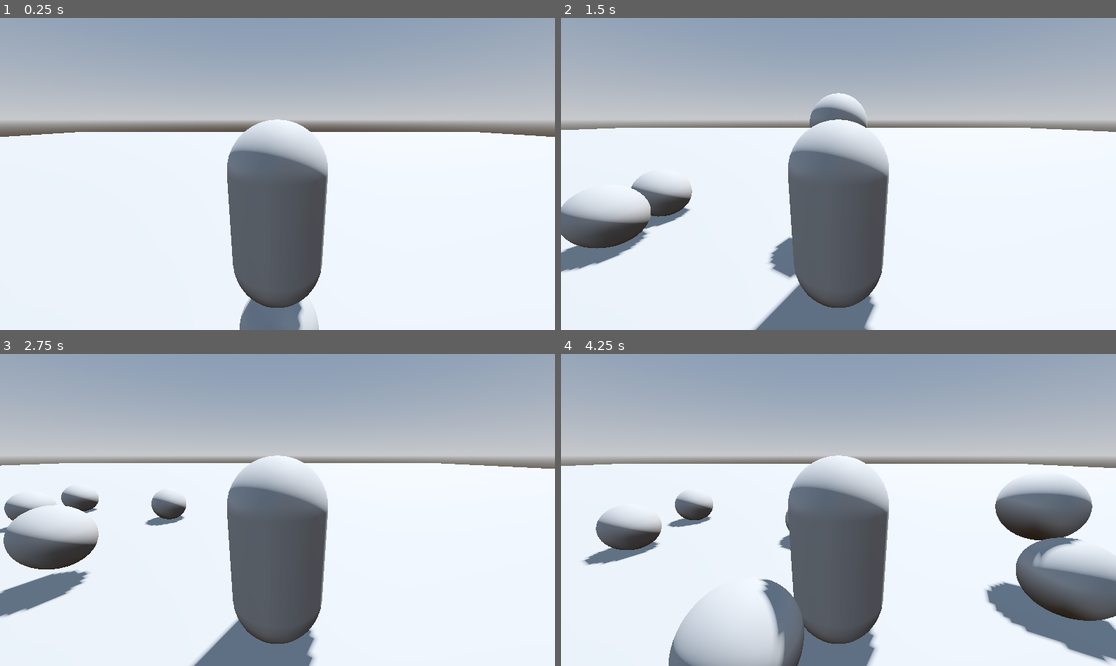
Above: before the commit, frames 1-4 (two rows, left to right).
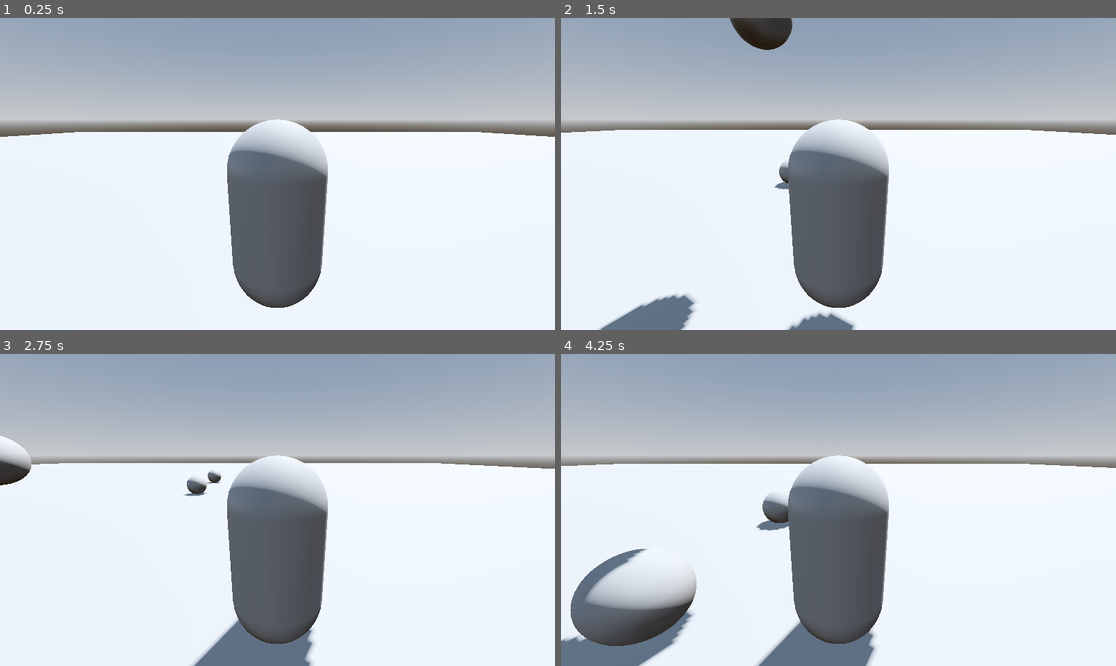
Above: after the commit, the same moments.

Repository: AlexanderMendivil/simple-rpg
Game: Godot game, scene res://scenes/test_scene.tscn
The game is run twice, just before and just after one commit, with the same random seed, the same clock (stepped at 60 frames per second) and the same inputs.
Inputs (mouse positions are in pixels of both pictures, inside the frame that each line leads up to):
- Up to frame 1 (0.25 s): no input
- Up to frame 2 (1.5 s): move the mouse to (960, 158) at 0.52 s; press the mouse at (960, 158) at 0.53 s; hold D (move_right) 0.53-1.28 s; tap Space (jump) at 0.77 s; move the mouse to (727, 189) at 1.27 s; release the mouse at (727, 189) at 1.28 s; hold S (move_back) from 1.28 s (still down); click (727, 189) at 1.35 s
- Up to frame 3 (2.75 s): tap Space (jump) at 1.52 s; move the mouse to (333, 441) at 2.02 s; release S (move_back) at 2.03 s; press the mouse at (333, 441) at 2.03 s; hold D (move_right) from 2.03 s (still down)
- Up to frame 4 (4.25 s): move the mouse to (810, 572) at 2.77 s; release D (move_right) at 2.78 s; release the mouse at (810, 572) at 2.78 s; hold W (move_forward) 2.78-3.53 s; click (810, 572) at 2.85 s; tap Space (jump) at 3.02, 3.77 s; move the mouse to (1005, 556) at 3.52 s; press the mouse at (1005, 556) at 3.53 s; hold A (move_left) from 3.53 s (still down)

The runs differ from the first frame. In frame 1, 1.0% of the frame differs, in the area x 1-99%, y 36-100%; in frame 2, 9.2%; in frame 3, 5.4%; in frame 4, 20%, in the area x 0-100%, y 35-100%.

Commit message:
Apply force to fireball

Diff:
--- a/player/player.gd
+++ b/player/player.gd
@@ -37,7 +37,7 @@
 
 func _input(event):
 	if event.is_action_pressed("cast"):
-		castSpell()
+		cast_spell()
 
 
 func handle_camera_rotation() -> void:
@@ -46,10 +46,9 @@
 	camera.rotation_degrees.x = clamp(camera.rotation_degrees.x, -90, 90)
 	mouse_motion = Vector2.ZERO
 
-func castSpell() -> void:
+func cast_spell() -> void:
 	var cast_direction: Vector3 = global_position
 	var casted_spell = spell.instantiate()
 	add_child(casted_spell)
-	print("got instance")
-	var direction = Vector3(cast_direction.x, cast_direction.y + 1, cast_direction.z -1)
+	var direction = Vector3(cast_direction.y + 1, cast_direction.x, cast_direction.z - 1)
 	casted_spell.cast(direction)
--- a/player/player.tscn
+++ b/player/player.tscn
@@ -1,7 +1,6 @@
-[gd_scene load_steps=5 format=3 uid="uid://d2w602jsqmfp1"]
+[gd_scene load_steps=4 format=3 uid="uid://d2w602jsqmfp1"]
 
 [ext_resource type="Script" path="res://player/player.gd" id="1_ssbrn"]
-[ext_resource type="PackedScene" uid="uid://bocji0tvc4c6k" path="res://spells/fire_ball.tscn" id="2_ne766"]
 
 [sub_resource type="CapsuleMesh" id="CapsuleMesh_8wwsb"]
 
@@ -19,5 +18,3 @@
 
 [node name="Camera3D" type="Camera3D" parent="."]
 transform = Transform3D(1, 0, 0, 0, 0.965926, 0.258819, 0, -0.258819, 0.965926, 0, 1, 2)
-
-[node name="FireBall" parent="." instance=ExtResource("2_ne766")]
--- a/scenes/test_scene.tscn
+++ b/scenes/test_scene.tscn
@@ -25,9 +25,11 @@
 environment = SubResource("Environment_kkunj")
 
 [node name="CSGBox3D" type="CSGBox3D" parent="."]
-transform = Transform3D(1, 0, 0, 0, 1, 0, 0, 0, 1, 0, -1, 0)
+transform = Transform3D(1, 0, 0, 0, 1, 0, 0, 0, 1, 0, -0.984825, -0.000536799)
 use_collision = true
 size = Vector3(100, 1, 100)
 
 [node name="CharacterBody3D" parent="." instance=ExtResource("1_jwun4")]
 transform = Transform3D(1, 0, 0, 0, 1, 0, 0, 0, 1, -0.0201503, 2.15895, 0.0182483)
+
+[editable path="CharacterBody3D"]
--- a/spells/fire_ball.gd
+++ b/spells/fire_ball.gd
@@ -1,6 +1,7 @@
 extends Node3D
 class_name FireBall
 
+@export var force = 100
 # Called when the node enters the scene tree for the first time.
 func _ready():
 	pass # Replace with function body.
@@ -14,5 +15,9 @@
 
 
 func cast(direction: Vector3):
-	print("got direction: ", direction)
 	global_position = direction
+	var rigid_body = get_children()[0]
+	print("y: ",direction.y)
+	print("z: ",direction.z)
+	print("x: ",direction.x)
+	rigid_body.apply_force(Vector3(10, 0, -force), Vector3(direction.y, direction.x, -direction.z))
